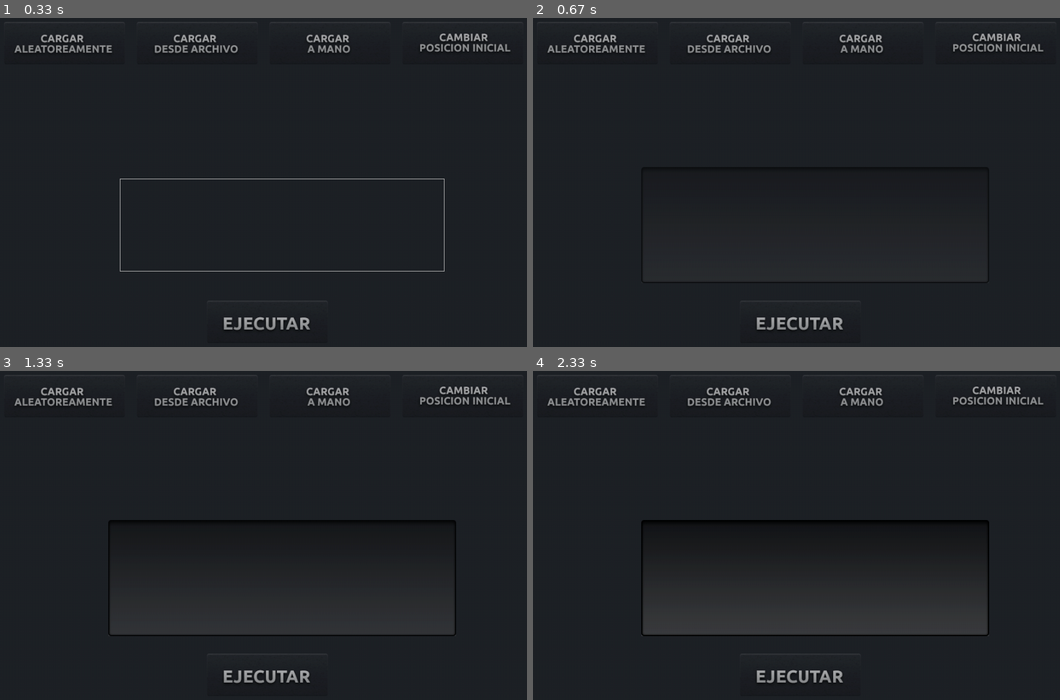
Above: before the commit, frames 1-4 (two rows, left to right).
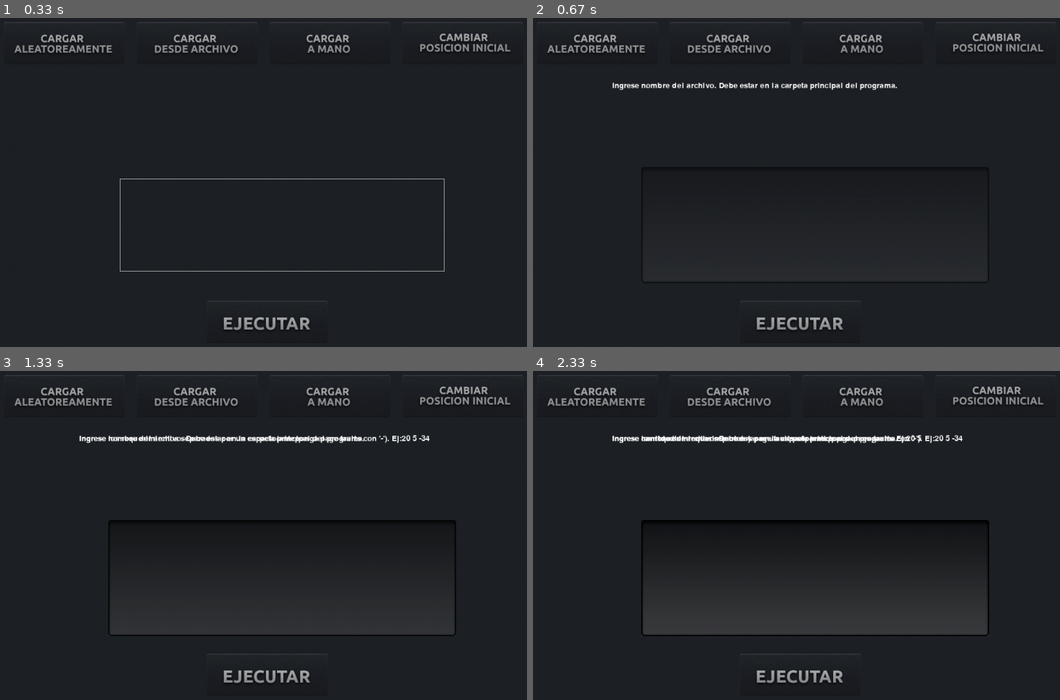
Above: after the commit, the same moments.

Repository: farfanoide/simuladorHDD
Game: pygame game, started from program.py
The game is run twice, just before and just after one commit, with the same random seed, the same clock (stepped at 60 frames per second) and the same inputs. The source is Python 2; it was converted automatically to run under Python 3.
Inputs (mouse positions are in pixels of both pictures, inside the frame that each line leads up to):
- Up to frame 1 (0.33 s): no input
- Up to frame 2 (0.67 s): click (727, 41) at 0.38 s
- Up to frame 3 (1.33 s): tap Enter at 0.67 s; click (326, 394) at 1.08 s
- Up to frame 4 (2.33 s): tap Enter at 1.33 s; click (596, 394) at 1.92 s

Frame 1 is identical in both runs. In frame 2, 0.6% of the frame differs, in the area x 15-70%, y 19-22%; in frame 3, 0.9%; in frame 4, 1.0%, in the area x 15-82%, y 19-22%.

Commit message:
final touches

Diff:
--- a/program.py
+++ b/program.py
@@ -57,8 +57,8 @@
         f = open(name,'r')
         lines = f.readlines()
         final = ""
-        for i in lines:
-            final += i
+        for line in lines:
+            final += line
         num_list = final.rsplit(' ')
         full_list = [int(elem) for elem in num_list]
         return full_list
@@ -66,12 +66,25 @@
         print "No se pudo abrir el archivo, gato"
         return None
 
+
+
+def print_message(message, rect, base_sfc):
+    pygame.font.init()
+    font = pygame.font.SysFont(None,20)
+    m = font.render(message, True, (255,255,255))
+    base_sfc.blit(m,rect)
+    base_sfc.update_sfc()
+
+
 footer_buttons =    [
     {'id': -7, 'obj': '', 'action': '', 'img': 'gui/img/method.png'},
     {'id': -7, 'obj': '', 'action': '', 'img': 'gui/img/movs.png'},
     {'id': -7, 'obj': '', 'action': '', 'img': 'gui/img/dir.png'}
 ]
 
+message_input_random="Ingrese cantidad de requerimientos y page faults separados por un espacio. Ej:20 5"
+message_input_hand="Ingrese los requerimientos separados por un espacio(anteponga page faults con '-'). Ej:20 5 -34"
+message_input_file="Ingrese nombre del archivo. Debe estar en la carpeta principal del programa."
 
 # ----------
 # variables
@@ -81,8 +94,7 @@
 clock = pygame.time.Clock()
 sim   = Simulator()
 
-sim.random_list(15)
-sim.add_random_pf(5)
+
 
 # ----------
 # main
@@ -110,12 +122,15 @@
                 for button in home_men.elements:
                     if button.clicked(pos):
                         if  button.id == 1:
+                            print_message(message_input_random,(150,active_screen.get_height()/6,active_screen.get_width(), active_screen.get_width()),home)
                             param_lst = button.executeAction()
                             sim.random_list(param_lst[0])
                             sim.add_random_pf(param_lst[1]+2)
                         elif button.id == 2:
+                            print_message(message_input_hand,(150,active_screen.get_height()/6,active_screen.get_width(), active_screen.get_width()),home)
                             sim.requirements = button.executeAction()
                         elif button.id == 3:
+                            print_message(message_input_file,(150,active_screen.get_height()/6,active_screen.get_width(), active_screen.get_width()),home)
                             file_name = active_screen.get_element('InputBox').ask(False)
                             sim.requirements = load_file(file_name)
                         elif button.id == 4:
